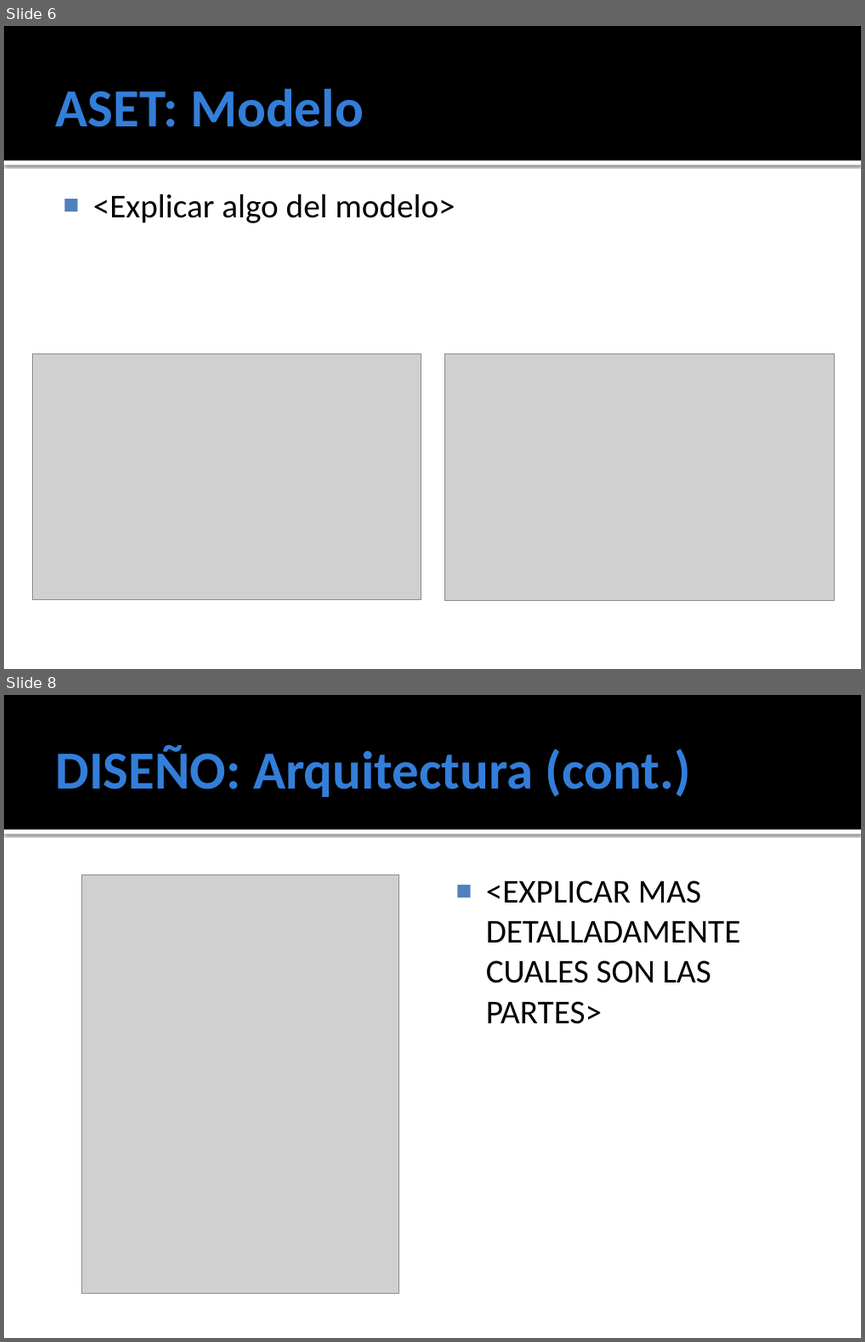
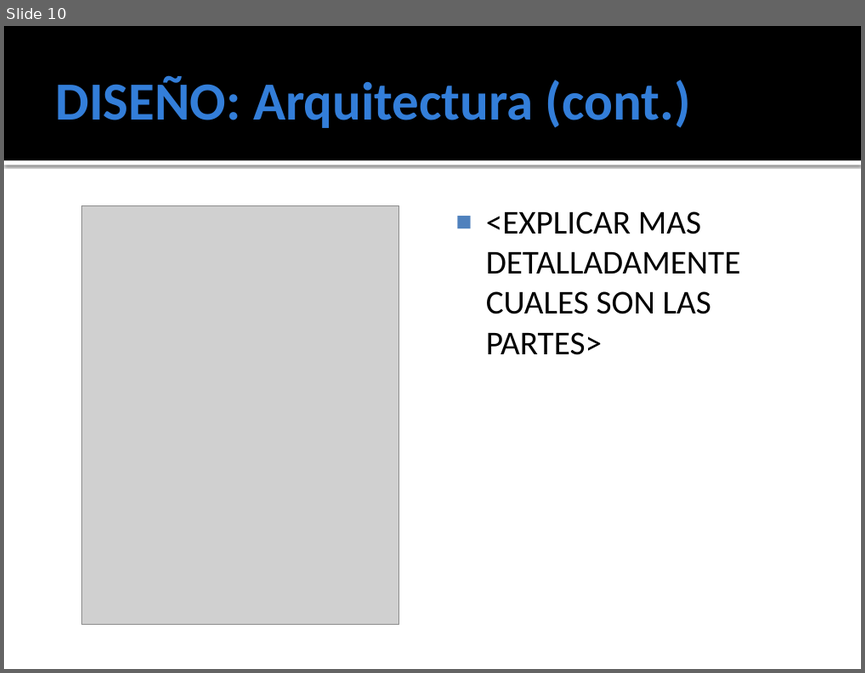
Before and after one commit to ginotkj/fiocs, a slide deck: Documentation/Documentacion/PRESENTACION_FABRI.pptx. Shown one above the other, each under a label of ours: slides 6 and 8 before the commit, slide 10 after it; the slides between them are not shown. The pictures are 865x1342 and 865x673 pixels, drawn with LibreOffice and Linux fonts; fonts in the diff are those of the drawing; grey boxes stand for pictures. Boxes give left, top, right and bottom in pixels: in the first picture for what was removed or moved away, otherwise in the second. Text is boxed around its words. In the diff, an @@ line names an element or a change of style, - is before the commit and + after.

```diff
--- a/Documentation/Documentacion/PRESENTACION_FABRI.pptx
+++ b/Documentation/Documentacion/PRESENTACION_FABRI.pptx
@@ slide 6 removed at [4, 26, 861, 669], background #FFFFFF; not listed: 2 template elements that a slide beside it also shows @@
@@ title removed at [55, 88, 364, 127] @@
-ASET: Modelo
@@ text removed at [93, 193, 455, 223] @@
-■ <Explicar algo del modelo>
@@ picture removed at [32, 354, 420, 600] @@
@@ picture removed at [444, 354, 834, 600] @@
@@ what was slide 8 is now slide 10 @@
```
Also in this commit, not shown: 6 slides changed, 3 slides added, 2 other files.
